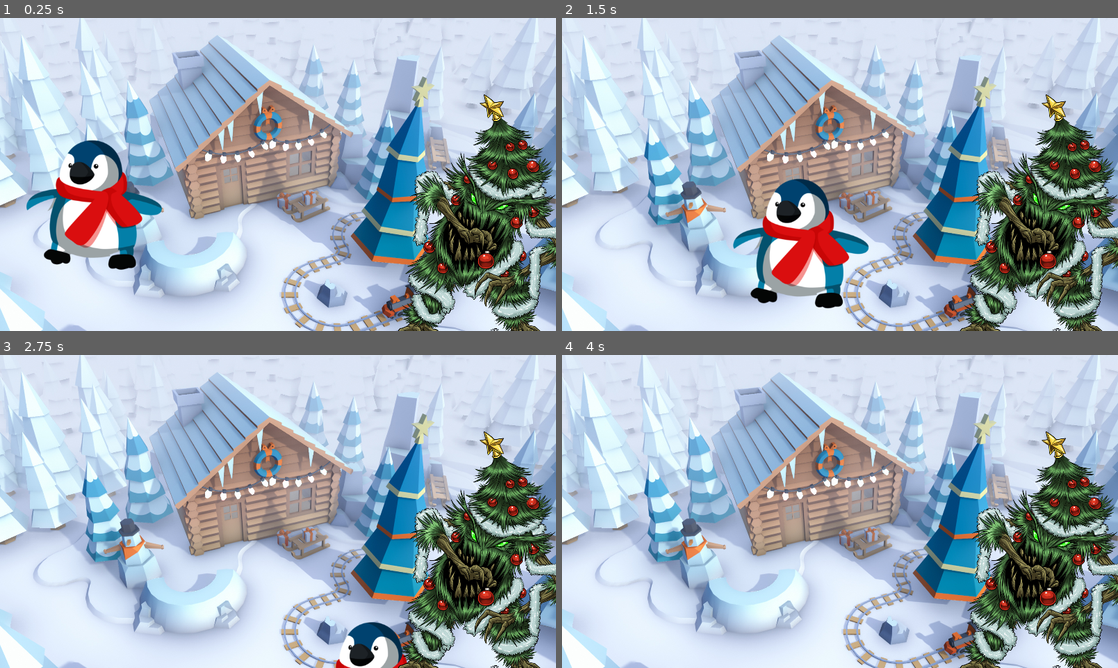
Above: before the commit, frames 1-4 (two rows, left to right).
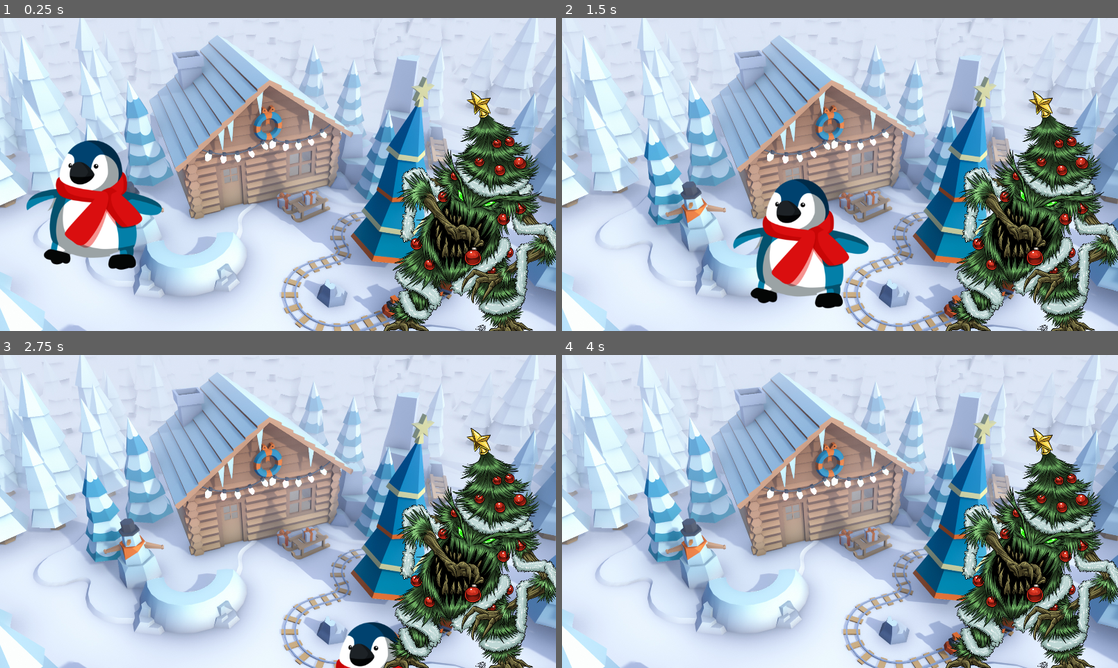
Above: after the commit, the same moments.

Repository: jadeng3/Janice-Deng-Fall-2023-GDA-Final-
Game: Godot game, scene res://world.tscn
Two runs of this game, one before a commit and one after it. Both use one fixed random seed, a clock stepped at 60 frames per second and the inputs below.
Inputs:
- Up to frame 1 (0.25 s): no input
- Up to frame 2 (1.5 s): tap Enter at 0.5 s; hold Right (move_right) 0.53-1.28 s; hold Down (move_down) from 1.28 s (still down)
- Up to frame 3 (2.75 s): release Down (move_down) at 2.03 s; hold Right (move_right) from 2.03 s (still down)
- Up to frame 4 (4 s): release Right (move_right) at 2.78 s; hold Up (move_up) 2.78-3.53 s; tap Space at 3.5 s; hold Left (move_left) from 3.53 s (still down)

The runs differ from the first frame. In frame 1, 13% of the frame differs, in the area x 69-100%, y 23-100%; in frame 2, 13%; in frame 3, 13%; in frame 4, 13%.

Commit message:
finishing touches

Diff:
--- a/world.tscn
+++ b/world.tscn
@@ -17,7 +17,7 @@
 position = Vector2(-333, 111)
 
 [node name="enemy" parent="." instance=ExtResource("3_acjbm")]
-position = Vector2(422, 123)
+position = Vector2(395, 116)
 
 [node name="BGmusic" type="AudioStreamPlayer2D" parent="."]
 stream = ExtResource("4_6qf3e")
